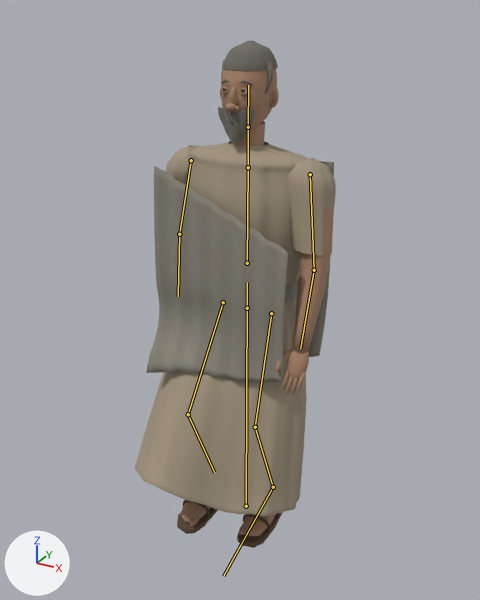
One commit to the glTF model public/models/return-elder.glb: the scene before it, then after it.
Both versions are drawn from a 50 mm camera at (0.953, -1.782, 1.748) aimed at (0.0, -0.051, 0.882). Every picture has the same lights, and +X, +Y and +Z are marked at lower left. The older version comes first. Both versions are drawn at frame 20 of the action 'Walk'; the numbers are the values there. The bones that change, and the others that lie on the model, are drawn over the model as lines.

In view in the first picture: 'iris-surface.015', 'leather-surface.012', 'lip-surface.015', 'return-age-grey-hair-surface', 'return-age-soft-crease-surface', 'return-wool-shoulder-wrap-surface.001', 'return-woven-tunic-surface.001', 'skin-surface.015'.
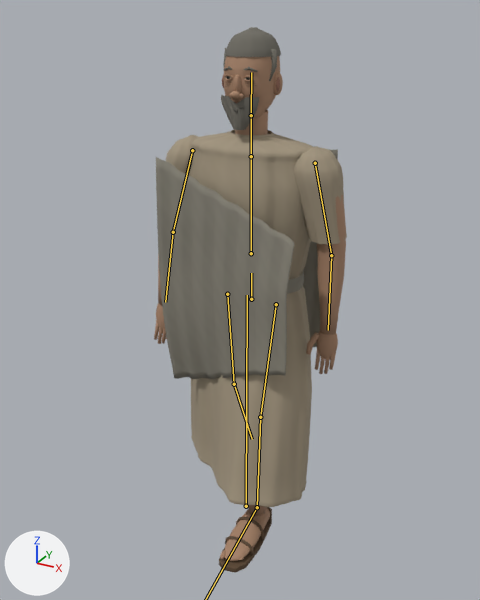
Boxes [x1, y1, x2, y2] around the edits, measured in the pictures (480 x 600 px):
'return-woven-tunic-surface.001', posed (10% narrower): before [135, 141, 336, 516]; after [166, 130, 347, 507]
'return-wool-shoulder-wrap-surface.001', posed: before [146, 161, 334, 383]; after [156, 149, 338, 379]
'skin-surface.015', posed: before [180, 69, 333, 537]; after [154, 56, 346, 561]
'return-age-grey-hair-surface', posed: before [218, 41, 278, 142]; after [221, 27, 281, 130]
'leather-surface.012', posed: before [177, 500, 283, 548]; after [219, 507, 272, 573]
'lip-surface.015', posed: before [220, 90, 276, 115]; after [222, 75, 280, 103]
'return-age-soft-crease-surface', posed: before [220, 93, 250, 99]; after [224, 81, 257, 86]
'iris-surface.015', posed (9% wider): before [223, 89, 245, 93]; after [226, 76, 250, 80]
bone 'hips', root to tip: before (247, 308) to (247, 282); after (251, 299) to (251, 273)
bone 'spine', root to tip: before (247, 263) to (248, 167); after (251, 253) to (251, 156)
bone 'armL', root to tip: before (191, 160) to (179, 234); after (192, 150) to (173, 232)
bone 'armR', root to tip: before (310, 174) to (314, 270); after (315, 163) to (331, 255)
bone 'thighL', root to tip: before (223, 302) to (188, 414); after (227, 294) to (234, 384)
bone 'shinL', root to tip: before (188, 414) to (214, 472); after (234, 384) to (252, 439)
bone 'thighR', root to tip: before (271, 313) to (255, 427); after (276, 304) to (260, 417)
bone 'shinR', root to tip: before (255, 427) to (273, 487); after (260, 417) to (257, 507)

What the commit changed:
Bone 'hips' (bone_hips) moves from (0.0, -0.047, 0.0) to (0.017, -0.011, 0.0).
Bone 'hips' (bone_hips) turns from (0, 0, 0) to (0, -2, 1) degrees about its own x, y and z.
Bone 'spine' (bone_spine) turns from (0, 0, 0) to (1, 3, -1) degrees about its own x, y and z.
Bone 'armL' (bone_arml) turns from (10, 0, 0) to (-4, 2, 1) degrees about its own x, y and z.
Bone 'armR' (bone_armr) turns from (-10, 0, 0) to (2, 1, 1) degrees about its own x, y and z.
Bone 'thighL' (bone_thighl) turns from (-37, 0, 0) to (8, -2, 2) degrees about its own x, y and z.
Bone 'shinL' (bone_shinl) turns from (62, 0, 0) to (17, 0, 0) degrees about its own x, y and z.
Bone 'thighR' (bone_thighr) turns from (-17, 0, 0) to (-14, -2, 2) degrees about its own x, y and z.
Bone 'shinR' (bone_shinr) turns from (40, 0, 0) to (13, 0, 0) degrees about its own x, y and z.
Bone 'footR' (bone_footr) turns from (-23, 0, 0) to (0, 1, 0) degrees about its own x, y and z.
